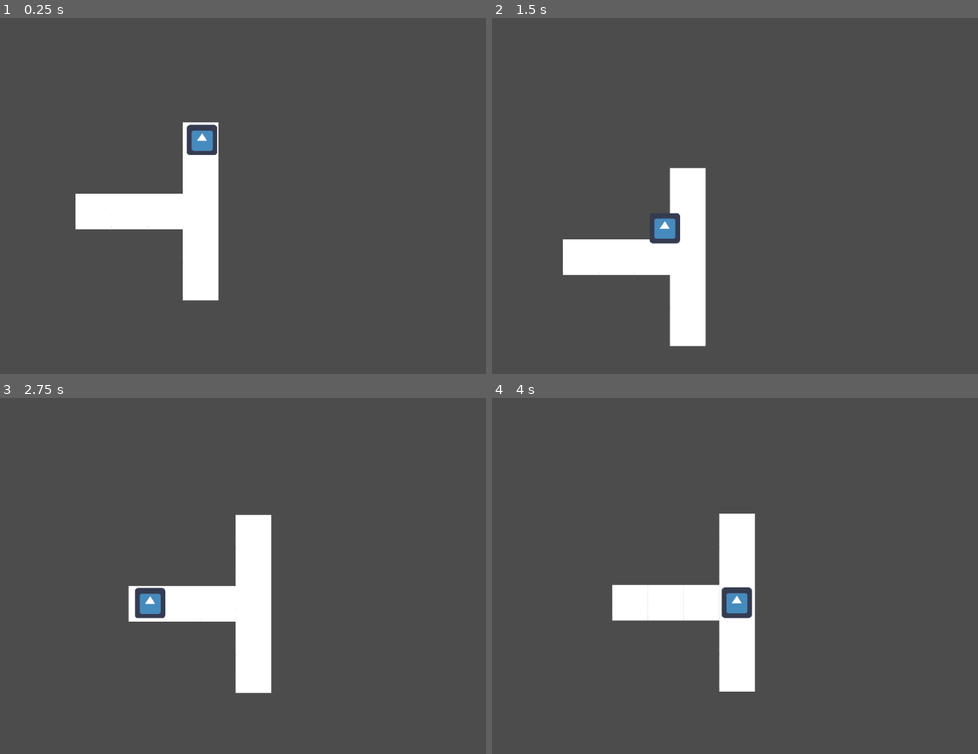
Above: before the commit, frames 1-4 (two rows, left to right).
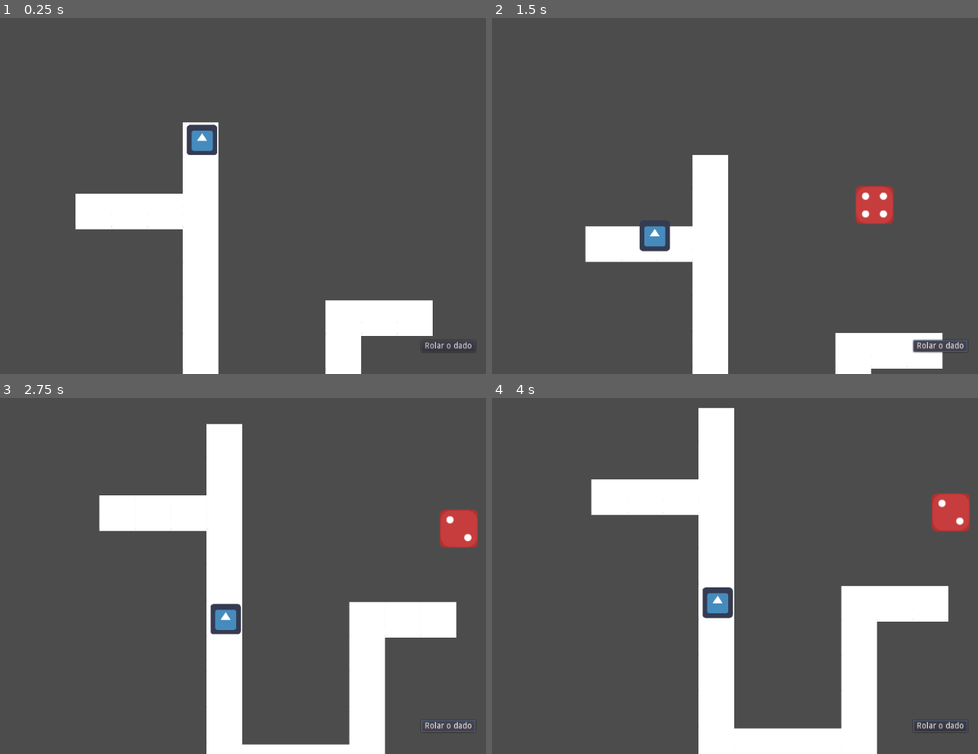
Above: after the commit, the same moments.

Repository: Grupo3-resto/CorridaAgil
Game: Godot game, scene res://main.tscn
Same seed, same stepped clock (60 frames per second), same inputs: the game is played once before the commit and once after it. The engine's default icon, where the game draws it, is replaced by a stand-in: a white triangle on a blue panel in a dark square.
Inputs (mouse positions are in pixels of both pictures, inside the frame that each line leads up to):
- Up to frame 1 (0.25 s): no input
- Up to frame 2 (1.5 s): click (939, 345) at 0.5 s, where only the run after the commit has a clickable "Rolar o dado"; click (939, 345) at 1.25 s, where only the run after the commit has a clickable "Rolar o dado"
- Up to frame 3 (2.75 s): click (447, 725) at 2 s, where only the run after the commit has a clickable "Rolar o dado"
- Up to frame 4 (4 s): move the mouse to (822, 558) at 2.77 s; press the mouse at (822, 558) at 2.78 s; move the mouse to (564, 593) at 3.52 s; release the mouse at (564, 593) at 3.53 s; click (564, 593) at 3.6 s

The runs differ from the first frame. In frame 1, 4.6% of the frame differs, in the area x 37-98%, y 79-100%; in frame 2, 10%; in frame 3, 19%; in frame 4, 19%, in the area x 20-99%, y 2-100%.

Commit message:
add dice

Diff:
--- /dev/null
+++ b/Game/Dice.gd
@@ -0,0 +1,33 @@
+extends Node2D
+
+
+func hide_dice():
+	$dice_1.hide()
+	$dice_2.hide()
+	$dice_3.hide()
+	$dice_4.hide()
+	$dice_5.hide()
+	$dice_6.hide()
+
+
+func _ready():
+	hide_dice()
+
+
+func show_result(result, pos):
+	hide_dice()
+	position = pos
+	position.x += 200
+
+	if result == 1:
+		$dice_1.show()
+	elif result == 2:
+		$dice_2.show()
+	elif result == 3:
+		$dice_3.show()
+	elif result == 4:
+		$dice_4.show()
+	elif result == 5:
+		$dice_5.show()
+	elif result == 6:
+		$dice_6.show()
--- /dev/null
+++ b/Game/Dice.tscn
@@ -0,0 +1,38 @@
+[gd_scene load_steps=8 format=2]
+
+[ext_resource path="res://Dice.gd" type="Script" id=1]
+[ext_resource path="res://asserts/dice/dieRed1.png" type="Texture" id=2]
+[ext_resource path="res://asserts/dice/dieRed2.png" type="Texture" id=3]
+[ext_resource path="res://asserts/dice/dieRed3.png" type="Texture" id=4]
+[ext_resource path="res://asserts/dice/dieRed4.png" type="Texture" id=5]
+[ext_resource path="res://asserts/dice/dieRed5.png" type="Texture" id=6]
+[ext_resource path="res://asserts/dice/dieRed6.png" type="Texture" id=7]
+
+[node name="Dice" type="Node2D" index="0"]
+
+position = Vector2( 962.772, 240.693 )
+script = ExtResource( 1 )
+
+[node name="dice_1" type="Sprite" parent="." index="0"]
+
+texture = ExtResource( 2 )
+
+[node name="dice_2" type="Sprite" parent="." index="1"]
+
+texture = ExtResource( 3 )
+
+[node name="dice_3" type="Sprite" parent="." index="2"]
+
+texture = ExtResource( 4 )
+
+[node name="dice_4" type="Sprite" parent="." index="3"]
+
+texture = ExtResource( 5 )
+
+[node name="dice_5" type="Sprite" parent="." index="4"]
+
+texture = ExtResource( 6 )
+
+[node name="dice_6" type="Sprite" parent="." index="5"]
+
+texture = ExtResource( 7 )
--- /dev/null
+++ b/Game/HUD.gd
@@ -0,0 +1,6 @@
+extends CanvasLayer
+
+signal roll_dice
+
+func _on_RollDice_pressed():
+	emit_signal("roll_dice")
--- /dev/null
+++ b/Game/HUD.tscn
@@ -0,0 +1,40 @@
+[gd_scene load_steps=2 format=2]
+
+[ext_resource path="res://HUD.gd" type="Script" id=1]
+
+[node name="HUD" type="CanvasLayer"]
+
+layer = 1
+offset = Vector2( 0, 0 )
+rotation = 0.0
+scale = Vector2( 1, 1 )
+transform = Transform2D( 1, 0, 0, 1, 0, 0 )
+script = ExtResource( 1 )
+
+[node name="RollDice" type="Button" parent="." index="0"]
+
+anchor_left = 1.0
+anchor_top = 1.0
+anchor_right = 1.0
+anchor_bottom = 1.0
+margin_left = -133.0
+margin_top = -57.0
+margin_right = -42.0
+margin_bottom = -37.0
+rect_pivot_offset = Vector2( 0, 0 )
+rect_clip_content = false
+focus_mode = 2
+mouse_filter = 0
+mouse_default_cursor_shape = 0
+size_flags_horizontal = 1
+size_flags_vertical = 1
+toggle_mode = false
+enabled_focus_mode = 2
+shortcut = null
+group = null
+text = "Rolar o dado"
+flat = false
+align = 1
+_sections_unfolded = [ "Margin" ]
+
+[connection signal="pressed" from="RollDice" to="." method="_on_RollDice_pressed"]
--- a/Game/TileMap.gd
+++ b/Game/TileMap.gd
@@ -15,15 +15,8 @@
 
 func _ready():
 	$Player.start(get_center(grid[player_tile]))
-	pass
 
 
-func get_input():
-	if Input.is_action_pressed('click'):
-		player_tile += 1
+func update_player(distance):
+		player_tile += distance
 		$Player.target = get_center(grid[player_tile])
-
-
-func _process(delta):
-	if $Player.velocity == Vector2(0,0):
-		get_input()
--- a/Game/TileMap.tscn
+++ b/Game/TileMap.tscn
@@ -22,7 +22,7 @@
 collision_mask = 1
 occluder_light_mask = 1
 format = 1
-tile_data = PoolIntArray( -131069, 1073741825, 0, -65533, 10 …(88 unchanged characters)… 39, 1073741825, 0, 131075, 1073741825, 0 )
+tile_data = PoolIntArray( -131069, 1073741825, 0, -65533, 10 …(88 unchanged characters)… 39, 1073741825, 0, 131075, 1073741825, 0, 196611, 1073741825, 0, 196615, 1073741825, 0, 196616, 1073741825, 0, 196617, 1073741825, 0, 262147, 1073741825, 0, 262151, 1073741825, 0, 327683, 1073741825, 0, 327687, 1073741825, 0, 393219, 1073741825, 0, 393223, 1073741825, 0, 458755, 1073741825, 0, 458756, 1073741825, 0, 458757, 1073741825, 0, 458758, 1073741825, 0, 458759, 1073741825, 0 )
 script = ExtResource( 2 )
 _sections_unfolded = [ "Cell", "Collision", "Transform" ]
 
--- /dev/null
+++ b/Game/main.gd
@@ -0,0 +1,9 @@
+extends Node
+
+
+
+func roll_dice():
+	randomize()
+	var distance = randi()%6 + 1
+	$TileMap.update_player(distance)
+	$Dice.show_result(distance, $TileMap/Player.position)
--- a/Game/main.tscn
+++ b/Game/main.tscn
@@ -1,9 +1,20 @@
-[gd_scene load_steps=2 format=2]
+[gd_scene load_steps=5 format=2]
 
-[ext_resource path="res://TileMap.tscn" type="PackedScene" id=1]
+[ext_resource path="res://main.gd" type="Script" id=1]
+[ext_resource path="res://TileMap.tscn" type="PackedScene" id=2]
+[ext_resource path="res://HUD.tscn" type="PackedScene" id=3]
+[ext_resource path="res://Dice.tscn" type="PackedScene" id=4]
 
-[node name="main" type="Node" index="0"]
+[node name="main" type="Node"]
 
-[node name="TileMap" parent="." index="0" instance=ExtResource( 1 )]
+script = ExtResource( 1 )
 
-position = Vector2( -29.3224, 29.3223 )
+[node name="TileMap" parent="." index="0" instance=ExtResource( 2 )]
+
+position = Vector2( -200.486, 29.3223 )
+
+[node name="HUD" parent="." index="1" instance=ExtResource( 3 )]
+
+[node name="Dice" parent="." index="2" instance=ExtResource( 4 )]
+
+[connection signal="roll_dice" from="HUD" to="." method="roll_dice"]
Binary file added: Game/asserts/dice/dieRed1.png
Not shown, added: Game/asserts/dice/dieRed1.png.import
Binary file added: Game/asserts/dice/dieRed2.png
Not shown, added: Game/asserts/dice/dieRed2.png.import
Binary file added: Game/asserts/dice/dieRed3.png
Not shown, added: Game/asserts/dice/dieRed3.png.import
Binary file added: Game/asserts/dice/dieRed4.png
Not shown, added: Game/asserts/dice/dieRed4.png.import
Binary file added: Game/asserts/dice/dieRed5.png
Not shown, added: Game/asserts/dice/dieRed5.png.import
Binary file added: Game/asserts/dice/dieRed6.png
Not shown, added: Game/asserts/dice/dieRed6.png.import
